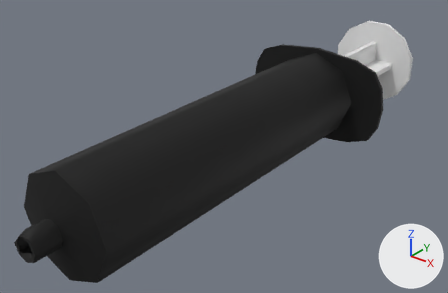
What one commit did to the FBX model care-up/Assets/Resources_moved/Models/Syringe50ml.fbx.
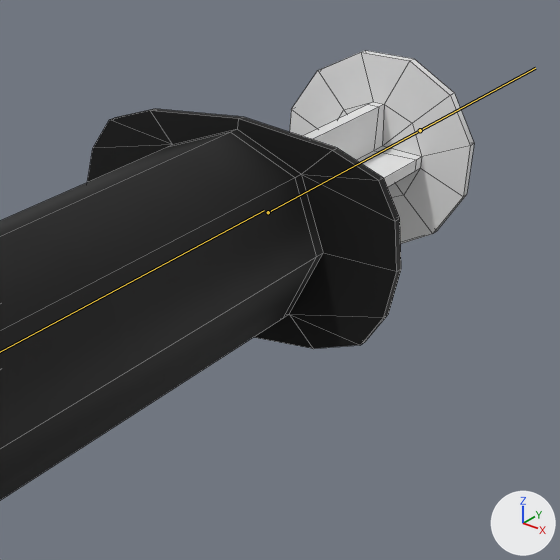
Old and new are each drawn whole from a camera (50 mm lens) standing at (0.137, -0.173, 0.104) and looking at (-0.011, 0.012, -0.011) and again close up on the part from 49% to 100% of the width and 0% to 78% of the height. The axes (+X, +Y, +Z) are drawn at lower right. The lights are the same throughout. The bones that bend it are drawn over the model as lines in the close-ups. The close-ups show mesh edges as thin lines.

The first close-up shows 'syringe_50mm_barrel', 'syringe_50mm_plunger'.
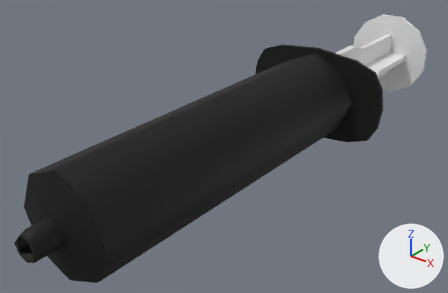
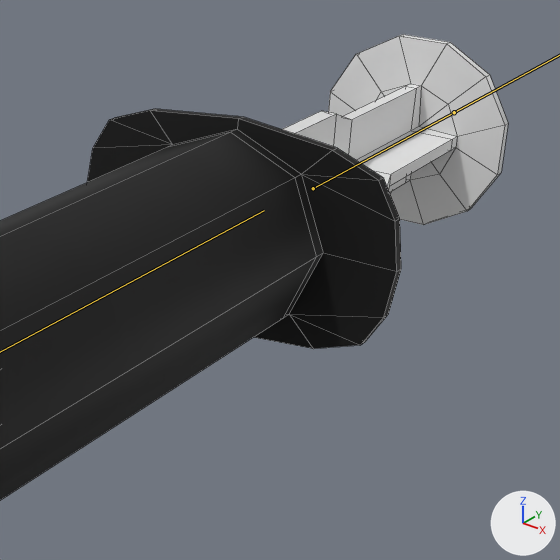
The newer file adds an action. The first version stands in its rest pose; the second is drawn at frame 1 of the action '50mlArmature|_50ml_syringe_sq30-36T_L_Lib.004'.

Changed parts and their boxes [x1, y1, x2, y2] in the close-ups (560 x 560 px):
'syringe_50mm_plunger', posed: before [290, 50, 474, 244]; after [282, 34, 508, 225]
bone 'PlungerBone', root to tip: before (268, 212) to (420, 130); after (313, 188) to (454, 112)

What the commit changed:
Bone 'PlungerBone' (bone_plungerbone) moves from (0.0, 0.0, 0.0) to (0.0, 0.0182, 0.0).
